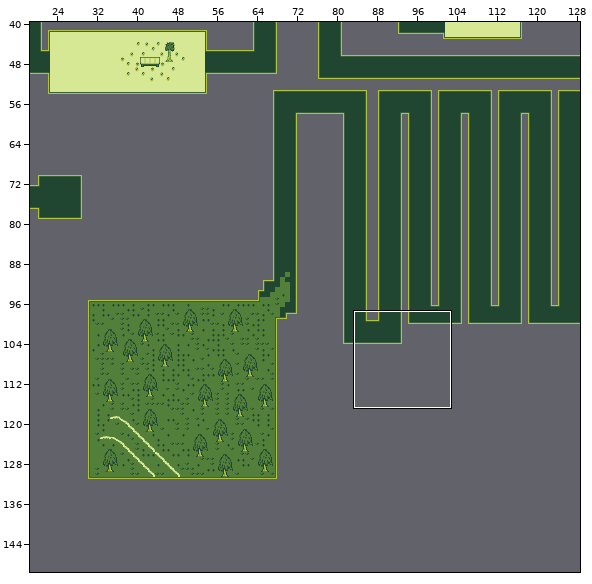
Level history. Tiled map: assets/tiled/main_map.tmx. Above, an overview of the earlier version with the close-up marked.
Close-up. The starting point:
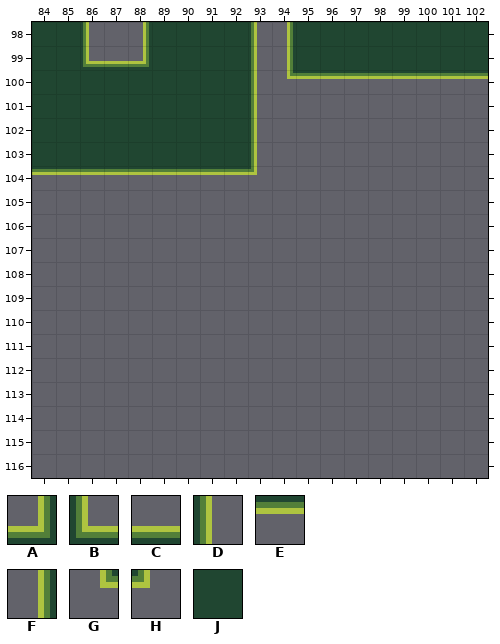
Cells are 8x8 px. Shown: x 84..102, y 98..116. The commit also changed other parts of the map, which this record leaves out.
Key: from "world": A 11, B 13, C 44, D 45, E 46, F 47, G 64, H 65, J 170.
_ is an empty cell.
Layer "Tile Layer 1" before, first column x 84:
 98 JJD_FJJJJDFJJJJJJJJ
 99 JJBCAJJJJDFJJJJJJJJ
100 JJJJJJJJJDGEEEEEEEE
101 JJJJJJJJJD_________
102 JJJJJJJJJD_________
103 JJJJJJJJJD_________
104 EEEEEEEEEH_________
105 ___________________
106 ___________________
107 ___________________
108 ___________________
109 ___________________
110 ___________________
111 ___________________
112 ___________________
113 ___________________
114 ___________________
115 ___________________
116 ___________________
The same view after the edit:
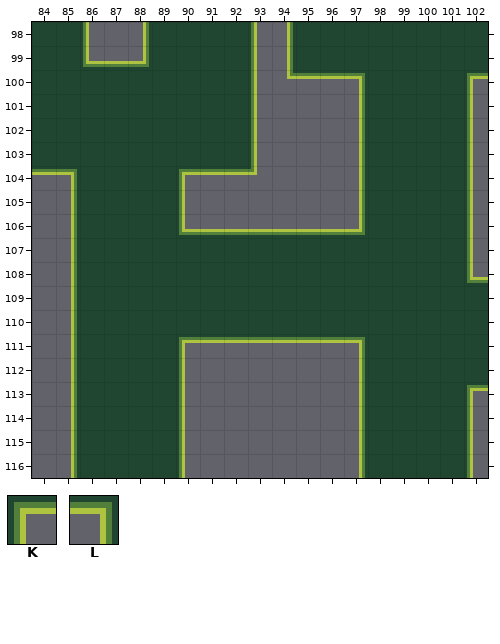
Further tiles: from "world": K 10, L 12.
The edit:
Layer "Tile Layer 1":
Tile A is added in row 106 at x 97.
Tile B is added in row 106 at x 90; in row 108 at x 102.
Tile C is added in row 106 at x 91 to 96.
Tile D is added in rows 101 to 104 at x 102; in row 105 at x 90 and 102; in rows 106 to 107 at x 102; in rows 112 to 113 at x 90; in rows 114 to 116 at x 90 and 102.
Tile E is added in row 111 at x 91 to 96.
Tile F is added in rows 101 to 104 at x 97; in row 105 at x 85 and 97; in rows 106 to 111 at x 85; in rows 112 to 116 at x 85 and 97.
Tile J replaces tile E in row 100 at x 98 to 101; in row 104 at x 86 to 89.
Tile J is added in rows 101 to 104 at x 98 to 101; in rows 105 to 106 at x 86 to 89 and 98 to 101; in rows 107 to 108 at x 86 to 101; in rows 109 to 110 at x 86 to 102; in rows 111 to 112 at x 86 to 89 and 98 to 102; in rows 113 to 116 at x 86 to 89 and 98 to 101.
Tile K replaces tile E in row 100 at x 102; in row 104 at x 90.
Tile K is added in row 111 at x 90; in row 113 at x 102.
Tile L replaces tile E in row 100 at x 97; in row 104 at x 85.
Tile L is added in row 111 at x 97.
